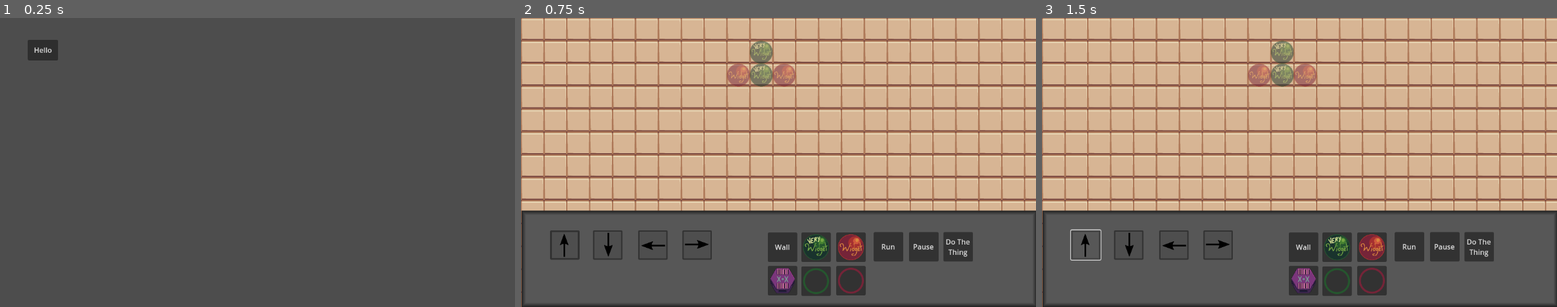
Above: before the commit, frames 1-3 (left to right).
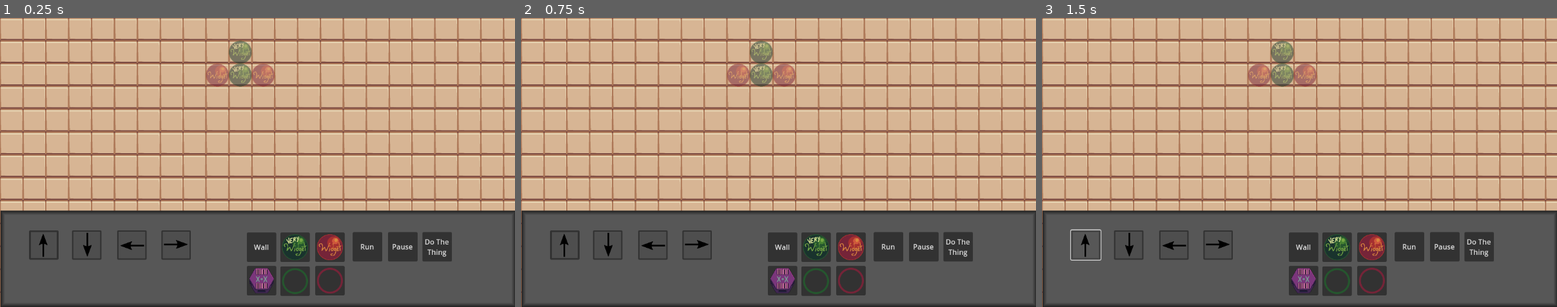
Above: after the commit, the same moments.

Repository: Salanmander/Roguetronics
Game: Godot game, scene res://Factory/factory.tscn
Same seed, same stepped clock (60 frames per second), same inputs: the game is played once before the commit and once after it. Before the commit the project starts from res://Menu/main__menu.tscn. The engine's default icon, where the game draws it, is replaced by a stand-in: a white triangle on a blue panel in a dark square.
Inputs (mouse positions are in pixels of both pictures, inside the frame that each line leads up to):
- Up to frame 1 (0.25 s): no input
- Up to frame 2 (0.75 s): click (562, 49) at 0.5 s, where only the run before the commit has a clickable "Hello"
- Up to frame 3 (1.5 s): click (1088, 246) at 1.25 s

The runs differ from the first frame. In frame 1, 73% of the frame differs, in the area x 0-100%, y 0-100%; in frame 2, nothing differs; in frame 3, nothing differs.

Commit message:
Start of redoMobility
Set up some methods...they're not done yet.

Diff:
--- a/Factory/Assembly/assembly.gd
+++ b/Factory/Assembly/assembly.gd
@@ -133,9 +133,6 @@
 
 	pass
 
-func can_move(direction: Vector2i):
-	pass
-
 
 # Called whenever a blockage is seen in a certain direction.
 # Needs to check to see if direction has already been blocked,
@@ -159,6 +156,43 @@
 
 #endregion
 
+
+#region redoMobility
+
+
+# Attempts to move the assembly the given amount
+func check_and_move(delta: Vector2):
+
+	if not can_move(delta):
+		return
+
+	move(delta)
+
+
+func can_move(delta: Vector2) -> bool:
+	position += delta
+
+	var can_move:bool = true
+	# Tell component widgets to poll now-overlapping areas for mobility
+	for widget:Widget in widgets:
+		if not widget.overlaps_can_move():
+			can_move = false
+			break
+		pass
+
+	position -= delta
+
+	return can_move
+
+func move(delta:Vector2):
+	position += delta
+
+	# Tell component widgets to push now-overlapping areas
+	for widget:Widget in widgets:
+		widget.push_overlaps()
+
+
+#endregion
 
 func run_to(cycle:float):
 
@@ -190,7 +224,7 @@
 	if dy < 0 and mobility[0][-1] == -1:
 		dy = 0
 
-	position += Vector2(dx, dy)
+	check_and_move(Vector2(dx, dy))
 
 	nudges = []
 
--- a/Factory/Widget/widget.gd
+++ b/Factory/Widget/widget.gd
@@ -64,6 +64,27 @@
 	$Sprite2D.texture = tex
 
 
+#region redoMobility
+
+func overlaps_can_move() -> bool:
+
+	for area:Area2D in nearby_areas:
+		if area is Wall:
+			return false
+		elif area is Widget:
+			var shape_owners = area.shape_owner_get_shape(0,0)
+
+			pass
+
+
+	return true
+
+func push_overlaps():
+	pass
+
+
+#endregion
+
 #region Mobility
 
 func reset_mobility():
--- a/project.godot
+++ b/project.godot
@@ -11,7 +11,7 @@
 [application]
 
 config/name="Roguetronics"
-run/main_scene="res://Menu/main__menu.tscn"
+run/main_scene="res://Factory/factory.tscn"
 config/features=PackedStringArray("4.2", "Forward Plus")
 config/icon="res://icon.svg"
 
@@ -27,3 +27,7 @@
 [filesystem]
 
 import/blender/enabled=false
+
+[physics]
+
+2d/default_gravity=0.0
